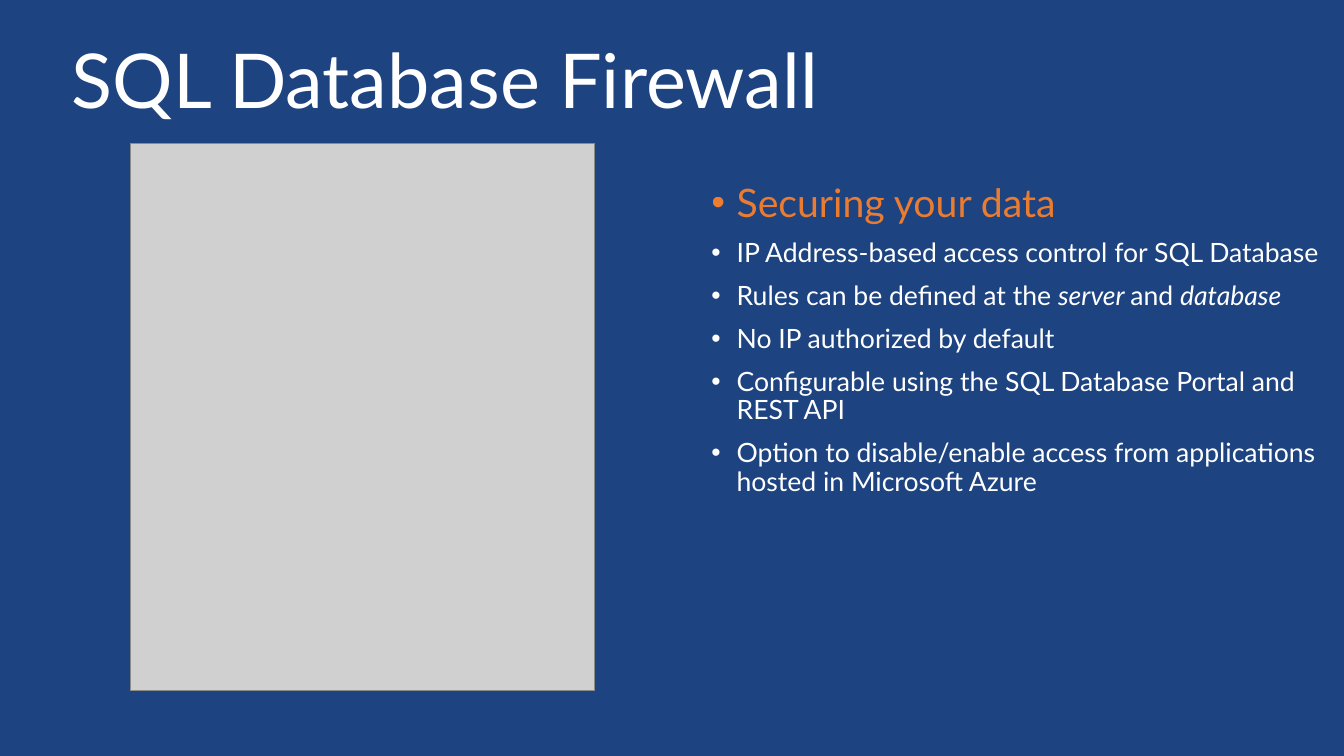
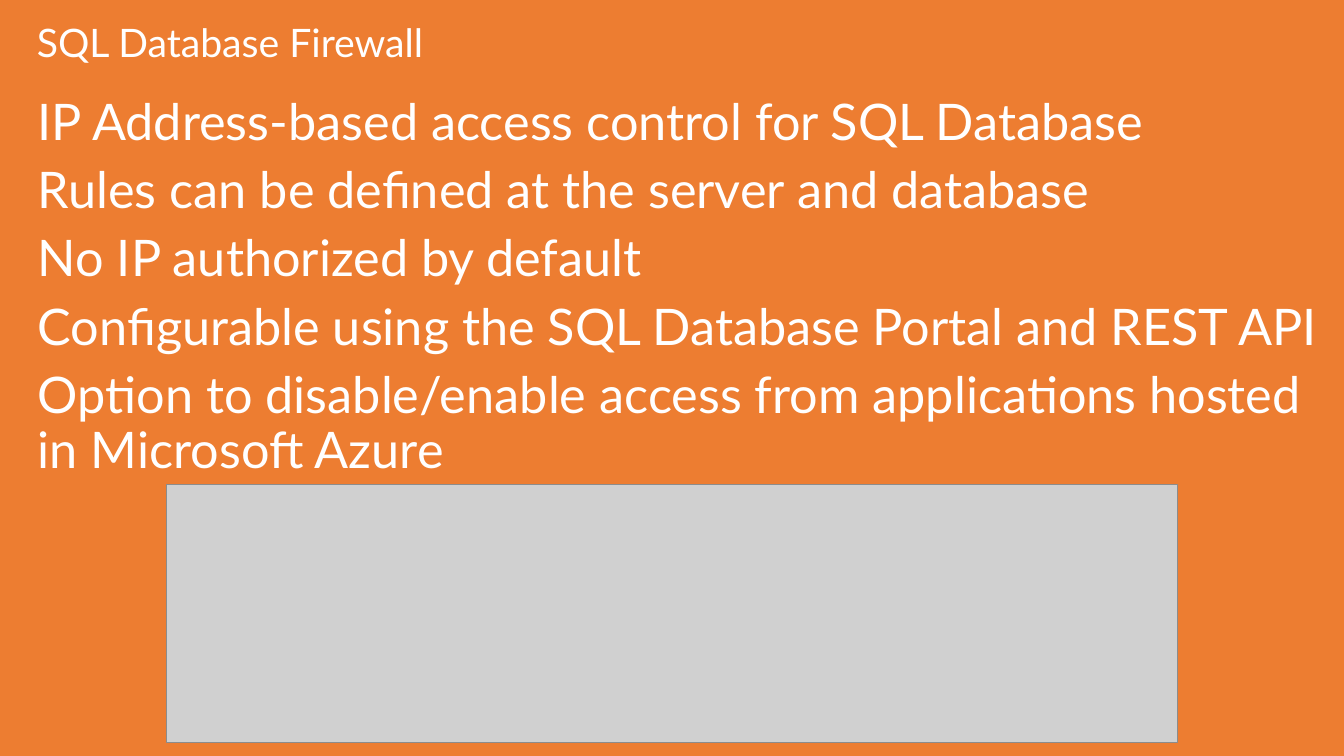
Before and after one commit to sack212/BasicAzureCamp, a slide deck: slide 39 of Data/Data.pptx (slide 22 before the commit). Drawn at 1344x756 pixels with LibreOffice and Linux fonts; fonts in the diff are those of the drawing; grey boxes stand for pictures; background and template pictures are left out. Boxes give left, top, right and bottom in pixels: in the first picture for what was removed or moved away, otherwise in the second. Text is boxed around its words. In the diff, an @@ line names an element or a change of style, - is before the commit and + after.

```diff
--- a/Data/Data.pptx
+++ b/Data/Data.pptx
@@ background picture (left out) to #ED7D31 @@
@@ title "SQL Database Firewall" moved from (x1=72, y1=52, x2=817, y2=120) to (x1=37, y1=28, x2=423, y2=63) @@
@@ title "SQL Database Firewall" at (x1=37, y1=28, x2=423, y2=63): size 54 to 28 pt; indent changed; vertical alignment top to middle @@
@@ text "IP Address-based access control for ..." moved from (x1=737, y1=188, x2=1318, y2=492) to (x1=38, y1=103, x2=1316, y2=469) @@
@@ text "IP Address-based access control for ..." at (x1=38, y1=103, x2=1316, y2=469): size 19 to 36 pt; italic off in "server database"; bullet • to none; vertical alignment top to middle @@
@@ picture removed at (x1=130, y1=143, x2=594, y2=691) @@
@@ text at (x1=737, y1=188, x2=1056, y2=224): paragraph removed @@
-• Securing your data
@@ picture added at (x1=167, y1=485, x2=1178, y2=743) @@
```
Also in this commit, not shown: 79 other slides changed, 21 slides added.
